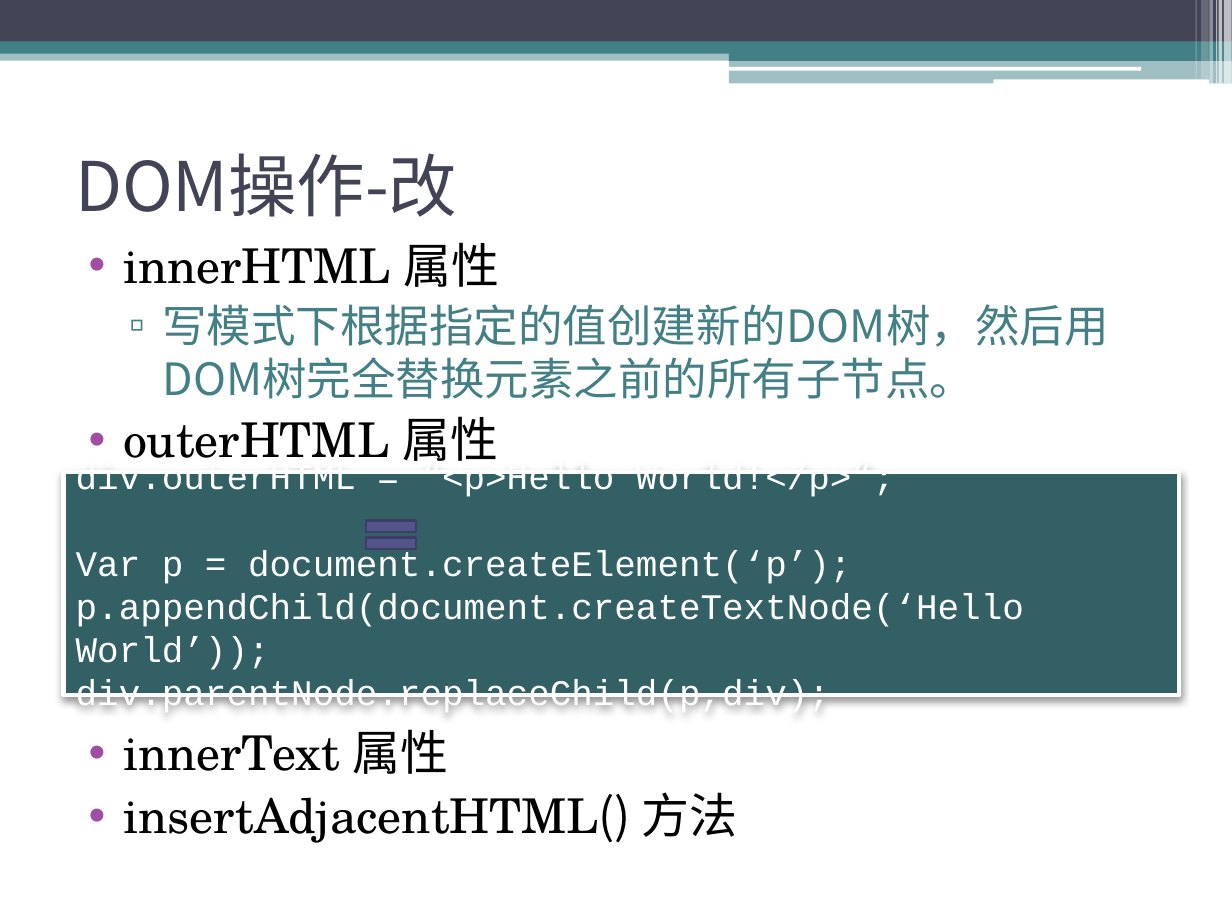
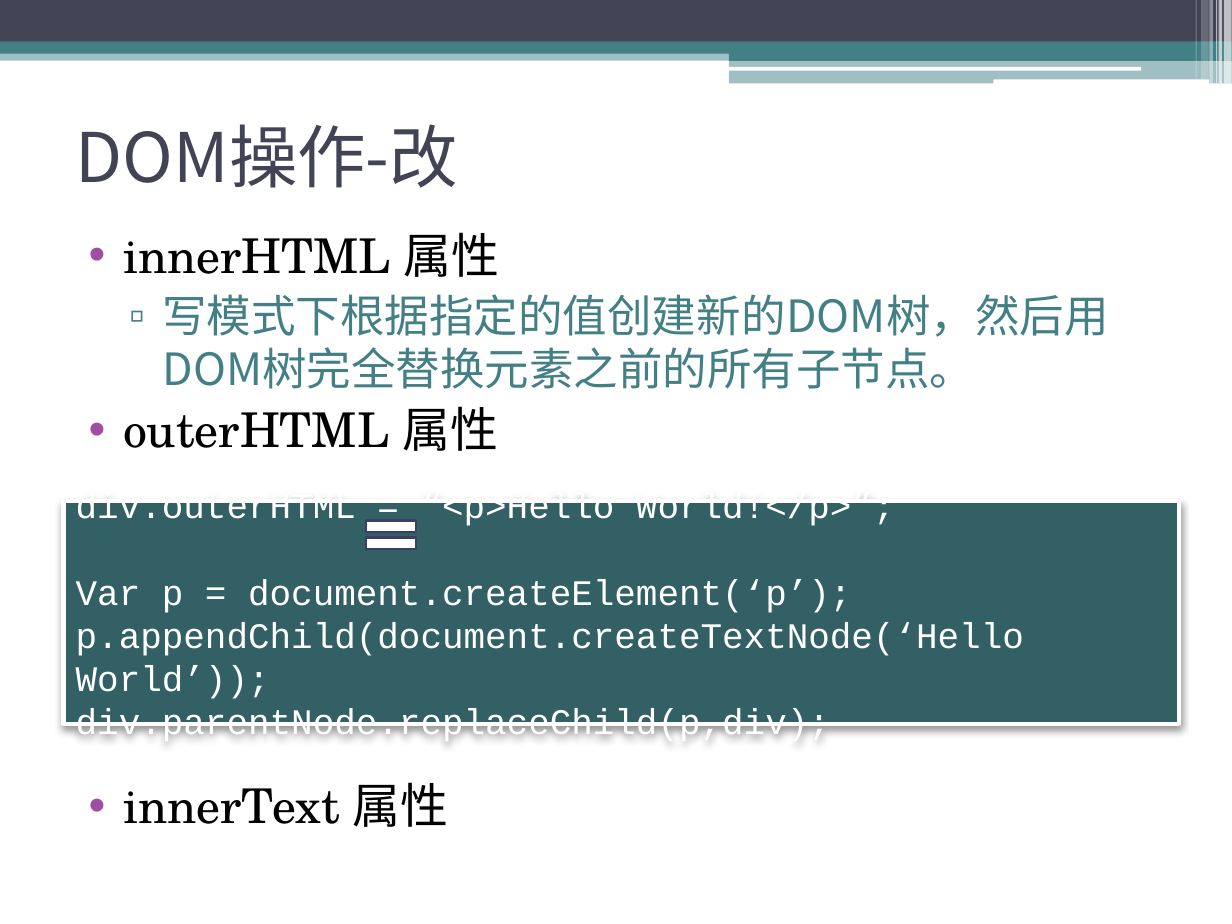
Before and after one commit to sophiazzw/Front_Library, a slide deck: slide 18 of manipulation.pptx (slide 17 before the commit). Drawn at 1232x924 pixels with LibreOffice and Linux fonts; fonts in the diff are those of the drawing. Boxes give left, top, right and bottom in pixels: in the first picture for what was removed or moved away, otherwise in the second. Text is boxed around its words. In the diff, an @@ line names an element or a change of style, - is before the commit and + after.

```diff
--- a/manipulation.pptx
+++ b/manipulation.pptx
@@ title "DOM操作-改": place and size @@
-title "DOM操作-改" at <box>75,153,457,217</box>
+title "DOM操作-改" at <box>76,124,458,188</box>
@@ text "innerHTML 属性": place and size @@
-text "innerHTML 属性" at <box>123,242,1108,843</box>
+text "innerHTML 属性" at <box>123,232,1108,827</box>
@@ rectangle "div.outerHTML = “<p>Hello World!</p>”;": place and size @@
-rectangle "div.outerHTML = “<p>Hello World!</p>”;" at <box>64,472,1180,695</box>
+rectangle "div.outerHTML = “<p>Hello World!</p>”;" at <box>64,500,1180,723</box>
@@ math equal at <box>357,511,425,559</box>: fill #53548A to #FFFFFF @@
@@ text at <box>123,792,738,843</box>: paragraph removed @@
-• insertAdjacentHTML() 方法
```
Also in this commit, not shown: 3 other slides changed, 2 slides added, 2 other files.
